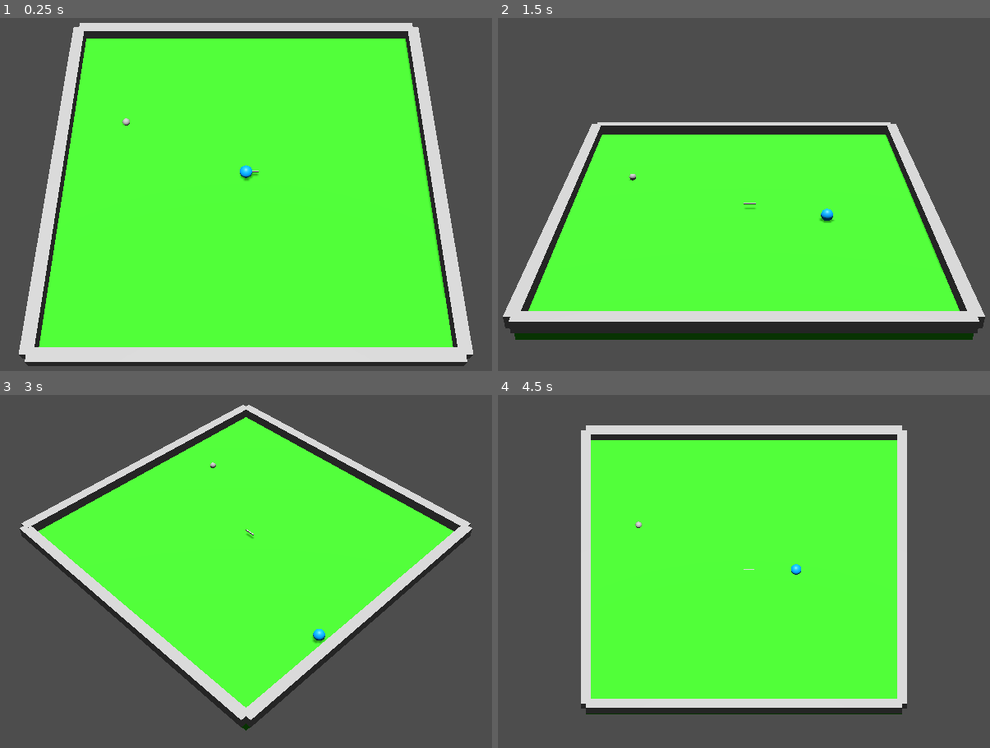
Above: before the commit, frames 1-4 (two rows, left to right).
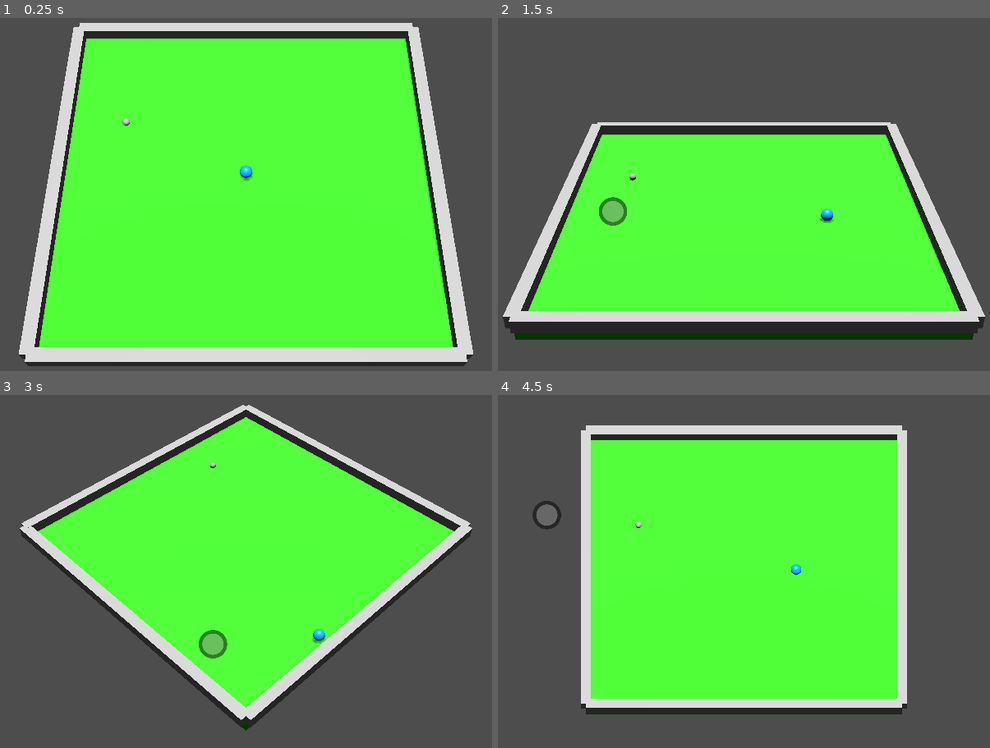
Above: after the commit, the same moments.

Repository: JakubBraz/rust_ball
Game: Godot game, scene res://main_scene.tscn
Two runs of this game, one before a commit and one after it. Both use one fixed random seed, a clock stepped at 60 frames per second and the inputs below.
Inputs (mouse positions are in pixels of both pictures, inside the frame that each line leads up to):
- Up to frame 1 (0.25 s): no input
- Up to frame 2 (1.5 s): tap Enter at 0.5 s; move the mouse to (886, 173) at 0.52 s; hold Right (ui_right) 0.53-1.28 s; hold 1 0.53-1.28 s; click (886, 173) at 0.67 s; move the mouse to (611, 212) at 1.27 s; hold Down (ui_down) from 1.28 s (still down); tap 2 at 1.35 s; click (611, 212) at 1.42 s
- Up to frame 3 (3 s): move the mouse to (309, 490) at 2.02 s; release Down (ui_down) at 2.03 s; hold Right (ui_right) 2.03-2.78 s; hold 3 2.03-2.78 s; click (309, 490) at 2.17 s; move the mouse to (211, 645) at 2.77 s; hold Up (ui_up) from 2.78 s (still down); tap 4 at 2.85 s; click (211, 645) at 2.92 s
- Up to frame 4 (4.5 s): move the mouse to (940, 624) at 3.52 s; release Up (ui_up) at 3.53 s; hold 5 3.53-4.28 s; hold Left (ui_left) from 3.53 s (still down); click (940, 624) at 3.67 s; move the mouse to (547, 515) at 4.27 s; tap 6 at 4.35 s; click (547, 515) at 4.42 s

The runs differ from the first frame. In frame 1, less than 0.1% of the frame differs, in the area x 51-53%, y 43-45%; in frame 2, 0.4%; in frame 3, 0.4%, in the area x 40-52%, y 38-75%; in frame 4, 0.4%.

Commit message:
network protocol close to its final form

Diff:
--- a/game/global_values.gd
+++ b/game/global_values.gd
@@ -4,14 +4,11 @@
 var ping_freq = 20.0
 var packet_out = PackedByteArray([
 	13, 178, # constant value, always the same
-	2, 0, # packet type, 1 = ping, 2 = input
+	2, 0, # packet type, 1 = ping, 2 = input / game state
 	0, 0, 0, 0, # player id, given by server in pong message
-	0, 0, 0, 0, # message id])
-	# todo remove start_touch, send only current vector, of current length in percent
-	0, 0, # start_touch_x
-	0, 0, # start touch_y
-	0, 0, # current touch_x
-	0, 0, # current touch_y
+	0, 0, 0, 0, # message id
+	0, 0, 0, 0, # normalized touch vec x
+	0, 0, 0, 0, # normalized touch vec y
 	0, 0, 0, 0, 0, 0, 0, 0, 0, 0, 0, 0, #unused
 	])
 
@@ -25,6 +22,7 @@
 	print("Game start!")
 	socket = PacketPeerUDP.new()
 	socket.set_dest_address("127.0.0.1", 8019)
+	#socket.set_dest_address("172.27.181.206", 8019)
 	#socket.connect_to_host("127.0.0.1", 8019)
 
 # Called every frame. 'delta' is the elapsed time since the previous frame.
@@ -41,14 +39,11 @@
 		socket.put_packet(bytes)
 		last_ping_time = game_time
 
-func send_input(message_id, x, y):
-	var xx = 13
+func send_input(message_id, v):
 	var bytes  = packet_out
 	bytes.encode_u32(4, player_id)
 	bytes.encode_u32(8, message_id)
 	# todo dont send those zeros, the same as previous todo
-	bytes.encode_s16(12, 0)
-	bytes.encode_s16(14, 0)
-	bytes.encode_s16(16, x)
-	bytes.encode_s16(18, y)
+	bytes.encode_float(12, v[0])
+	bytes.encode_float(16, v[1])
 	socket.put_packet(bytes)
--- a/game/main_scene.gd
+++ b/game/main_scene.gd
@@ -1,4 +1,8 @@
 extends Node3D
+
+# todo make this value screen widht/height dependent
+const MAX_TOUCH_LEN_SCREEN = 70.0
+const TOUCH_SCALLING = 0.05
 
 var start_touch = Vector2()
 var prev_touch = Vector2()
@@ -28,37 +32,39 @@
 
 	if start_touch != Vector2():
 		var pos = get_viewport().get_mouse_position()
+		var touch_vec = pos - start_touch
+		var len = min(MAX_TOUCH_LEN_SCREEN, touch_vec.length())
+		var normalized_touch = touch_vec.normalized() * (len / MAX_TOUCH_LEN_SCREEN)
+		$vector_container.scale = Vector3(len * TOUCH_SCALLING, 1, 1)
+		#$vector_container.scale = Vector3(MAX_TOUCH_LEN_GAME, 1, 1)
+		$vector_container.rotation = Vector3(0, -touch_vec.angle(), 0)
+		$vector_container.position = $player.position
+
 		var d = (prev_touch - pos).length()
 		#print("distance", d)
 		if d > 1:
 			print("touch ", pos)
 			prev_touch = pos
-			var touch_vec = Vector2(pos[0] - start_touch[0], pos[1] - start_touch[1])
-			touch_vec = touch_vec.rotated(-get_viewport().get_camera_3d().rotation[1])
+			#var touch_vec = Vector2(pos[0] - start_touch[0], pos[1] - start_touch[1])
+			#touch_vec = touch_vec.rotated(-get_viewport().get_camera_3d().rotation[1])
 			message_id += 1
-			global_values.send_input(message_id, touch_vec[0], touch_vec[1])
+			global_values.send_input(message_id, normalized_touch)
 			#socket.put_packet("aaa".to_ascii_buffer())
 	#if Input.is_mouse_button_pressed(MOUSE_BUTTON_LEFT):
 		#print("MOUSE PRESSED")
 
+	# todo move reading packet to global_values
 	var p = global_values.socket.get_packet()
 	if len(p) > 0:
 		print("get_packet: ", p, " ", p.get_string_from_ascii())
-		var player_x = p.decode_float(0);
-		var player_y = p.decode_float(4);
-		var player_r = p.decode_float(8);
-		var ball_x = p.decode_float(12);
-		var ball_y = p.decode_float(16);
-		var ball_r = p.decode_float(20);
-		var vector_x = p.decode_float(24);
-		var vector_y = p.decode_float(28);
-		print([player_x, player_y, player_r, ball_x, ball_y, ball_r])
+		var player_x = p.decode_float(16);
+		var player_y = p.decode_float(20);
+		var ball_x = p.decode_float(8);
+		var ball_y = p.decode_float(12);
+		#print([player_x, player_y, player_r, ball_x, ball_y, ball_r])
 		$player.position = Vector3(player_x, $player.position[1], player_y)
 		$ball.position = Vector3(ball_x, $ball.position[1], ball_y)
-		var touch_vec = Vector2(vector_x, vector_y)
-		$vector_container.scale = Vector3(touch_vec.length(), 1, 1)
-		$vector_container.rotation = Vector3(0, -touch_vec.angle(), 0)
-		$vector_container.position = $player.position
+
 
 func _input(event):
 	if (event is InputEventMouseButton):
@@ -66,12 +72,17 @@
 			print("pressed:")
 			print(event.position)
 			start_touch = event.position
+			$vector_container.visible = true
+			$touch_icon.visible = true
+			$touch_icon.position = start_touch
 		else:
 			print("released")
 			print(event.position)
 			start_touch = Vector2()
+			$vector_container.visible = false
+			$touch_icon.visible = false
 			message_id += 1
-			global_values.send_input(message_id, 0, 0)
+			global_values.send_input(message_id, start_touch)
 	elif (event is InputEventKey) and not event.is_echo():
 		if Input.is_key_pressed(KEY_1):
 			$Camera3D1.current = true
--- a/game/main_scene.tscn
+++ b/game/main_scene.tscn
@@ -1,6 +1,7 @@
-[gd_scene load_steps=5 format=3 uid="uid://tygolvn8xrgy"]
+[gd_scene load_steps=6 format=3 uid="uid://tygolvn8xrgy"]
 
 [ext_resource type="Script" path="res://main_scene.gd" id="1_6tetw"]
+[ext_resource type="Texture2D" uid="uid://bj3rfh3bcn74o" path="res://graphics/touch.png" id="2_6rela"]
 
 [sub_resource type="StandardMaterial3D" id="StandardMaterial3D_nc2ix"]
 albedo_color = Color(0.205201, 0.694447, 0.137036, 1)
@@ -94,7 +95,7 @@
 size = Vector3(1, 1, 30)
 
 [node name="vector_container" type="Node3D" parent="."]
-transform = Transform3D(1, 0, 0, 0, 1, 0, 0, 0, 1, 20, 1, 15)
+transform = Transform3D(0, 0, 0, 0, 1, 0, 0, 0, 1, 20, 1, 15)
 
 [node name="player_vector" type="CSGBox3D" parent="vector_container"]
 transform = Transform3D(1, 0, 0, 0, 1, 0, 0, 0, 1, 0.5, 0, 0)
@@ -102,3 +103,9 @@
 
 [node name="WorldEnvironment" type="WorldEnvironment" parent="."]
 environment = SubResource("Environment_omubs")
+
+[node name="touch_icon" type="Sprite2D" parent="."]
+visible = false
+modulate = Color(1, 1, 1, 0.498039)
+scale = Vector2(0.25, 0.25)
+texture = ExtResource("2_6rela")
Binary file added: game/graphics/touch.png
Not shown, added: game/graphics/touch.png.import
Not shown, added: game/graphics/touch.xcf
Not shown, changed: rust/game/src/main.rs
Not shown, changed: rust/game_logic/src/game_packet.rs
Not shown, changed: rust/game_logic/src/game_state.rs
Not shown, changed: rust/game_logic/src/lib.rs
Not shown, changed: rust/game_logic/src/main.rs
Not shown, changed: rust/game_logic/src/physics.rs
Not shown, changed: rust/game_logic/src/players_state.rs
